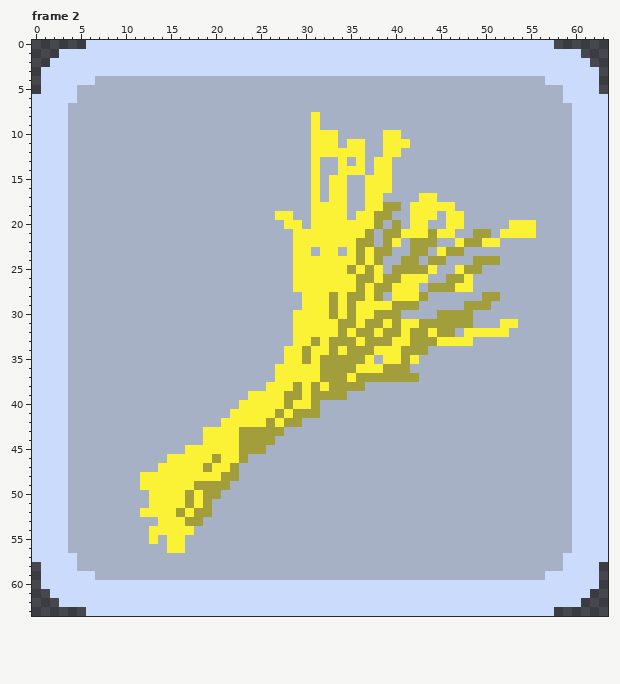
Edited in one commit: pixel-art file (sprites/icons/build/icon_food_tank.aseprite). The picture above is the old version.
64x64 pixels, 2 frames. Shown: frame 2.
New version:
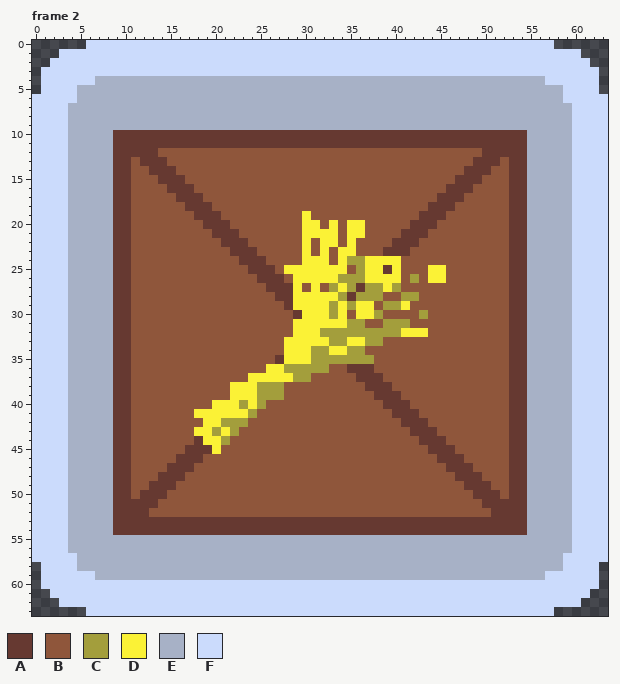
Palette (. is transparent): A #663931  B #8f563b  C #a39e3c  D #fbf236  E #a7b1c6  F #cbdbfc
Difference:
Frame 2, layers "icon", "Box":
y 8..9: x 31 D -> E
y 10: x 9..54 EEEEEEEEEEEEEEEEEEEEEEDDDEEEEEDDEEEEEEEEEEEEEE -> AAAAAAAAAAAAAAAAAAAAAAAAAAAAAAAAAAAAAAAAAAAAAA
y 11: x 9..54 EEEEEEEEEEEEEEEEEEEEEEDDDEDDEEDDDEEEEEEEEEEEEE -> AAAAAAAAAAAAAAAAAAAAAAAAAAAAAAAAAAAAAAAAAAAAAA
y 12: x 9..54 EEEEEEEEEEEEEEEEEEEEEEDDDDDDEEDDEEEEEEEEEEEEEE -> AAAAABBBBBBBBBBBBBBBBBBBBBBBBBBBBBBBBBBBBAAAAA
y 13: x 9..54 EEEEEEEEEEEEEEEEEEEEEEDEEDEDEDDEEEEEEEEEEEEEEE -> AABAAABBBBBBBBBBBBBBBBBBBBBBBBBBBBBBBBBBAAABAA
y 14: x 9..54 EEEEEEEEEEEEEEEEEEEEEEDEEDDDEDDEEEEEEEEEEEEEEE -> AABBAAABBBBBBBBBBBBBBBBBBBBBBBBBBBBBBBBAAABBAA
y 15: x 9..54 EEEEEEEEEEEEEEEEEEEEEEDEDDEEDDDEEEEEEEEEEEEEEE -> AABBBAAABBBBBBBBBBBBBBBBBBBBBBBBBBBBBBAAABBBAA
y 16: x 9..54 EEEEEEEEEEEEEEEEEEEEEEDEDDEEDDDEEEEEEEEEEEEEEE -> AABBBBAAABBBBBBBBBBBBBBBBBBBBBBBBBBBBAAABBBBAA
y 17: x 9..54 EEEEEEEEEEEEEEEEEEEEEEDEDDEEDDEEEEDDEEEEEEEEEE -> AABBBBBAAABBBBBBBBBBBBBBBBBBBBBBBBBBAAABBBBBAA
y 18: x 9..54 EEEEEEEEEEEEEEEEEEEEEEDDDDEEDDCCEDDDDDEEEEEEEE -> AABBBBBBAAABBBBBBBBBBBBBBBBBBBBBBBBAAABBBBBBAA
y 19: x 9..54 EEEEEEEEEEEEEEEEEEDDEEDDDDEDDCCEEDDDEDDEEEEEEE -> AABBBBBBBAAABBBBBBBBBDBBBBBBBBBBBBAAABBBBBBBAA
y 20: x 9..30 EEEEEEEEEEEEEEEEEEEDDE -> AABBBBBBBBAAABBBBBBBBD; x 32 D -> B; x 34 D -> B; x 37..55 DCECEDDEEDDEEEEEDDD -> BBBBBAAABBBBBBBBAAE
y 21: x 9..29 EEEEEEEEEEEEEEEEEEEED -> AABBBBBBBBBAAABBBBBBB; x 34 D -> B; x 37..55 CECCDDDCDDEECCEDDDD -> BBBBAAABBBBBBBBBAAE
y 22: x 9..29 EEEEEEEEEEEEEEEEEEEED -> AABBBBBBBBBBAAABBBBBB; x 31 D -> B; x 34 D -> B; x 36..54 CCECDECCCEEDCCDDEEE -> BBBBAAABBBBBBBBBBAA
y 23: x 9..29 EEEEEEEEEEEEEEEEEEEED -> AABBBBBBBBBBBAAABBBBB; x 31 E -> B; x 33..34 DE -> BD; x 36..54 CDCCEECCEDCCEEEEEEE -> BBBAAABBBBBBBBBBBAA
y 24: x 9..29 EEEEEEEEEEEEEEEEEEEED -> AABBBBBBBBBBBBAAABBBB; x 33 D -> B; x 35 D -> C; x 38..54 CEECCECCEEECCCEEE -> DDDBBBBBBBBBBBBAA
y 25: x 9..28 EEEEEEEEEEEEEEEEEEEE -> AABBBBBBBBBBBBBAAABD; x 35..37 CDC -> BCD; x 39..43 ECCCC -> ADBBB; x 45..54 EEDCCEEEEE -> DBBBBBBBAA
y 26: x 9..28 EEEEEEEEEEEEEEEEEEEE -> AABBBBBBBBBBBBBBAAAB; x 34..35 DD -> CC; x 37 C -> D; x 39..54 CCDDDEECCDEEEEEE -> DDBCBDDBBBBBBBAA
y 27: x 9..28 EEEEEEEEEEEEEEEEEEEE -> AABBBBBBBBBBBBBBBAAA; x 30 D -> B; x 32..33 DD -> BC; x 35..37 DCD -> CAC; x 39..54 CDDDECCCDDEEEEEE -> DCBBBBBBBBBBBBAA
y 28: x 9..29 EEEEEEEEEEEEEEEEEEEEE -> AABBBBBBBBBBBBBBBBAAD; x 33..35 CDC -> DCA; x 37 D -> C; x 39..54 EDDDCEEEEEECCEEE -> BBCCBBBBBBBBBBAA
y 29: x 9..29 EEEEEEEEEEEEEEEEEEEEE -> AABBBBBBBBBBBBBBBBBAD; x 38..39 DD -> BC; x 41..54 CCEEEEECCCEEEE -> DBBBBBBBBBBBAA
y 30: x 9..29 EEEEEEEEEEEEEEEEEEEED -> AABBBBBBBBBBBBBBBBBBA; x 35 C -> B; x 39..54 CCEEEECCCCEEEEEE -> BBBBCBBBBBBBBBAA
y 31: x 9..28 EEEEEEEEEEEEEEEEEEEE -> AABBBBBBBBBBBBBBBBBB; x 34 C -> D; x 36..39 DCCD -> CBBC; x 41..54 DDCCCCCCEEEDDE -> CBBBBBBBBBBBAA
y 32: x 9..28 EEEEEEEEEEEEEEEEEEEE -> AABBBBBBBBBBBBBBBBBB; x 32..33 DD -> CC; x 35 D -> C; x 38 D -> C; x 42..54 CCDCCEDDDDDEE -> DDBBBBBBBBBAA
y 33: x 9..28 EEEEEEEEEEEEEEEEEEEE -> AABBBBBBBBBBBBBBBBBD; x 31 C -> D; x 35 C -> D; x 39..54 CDDCCCDDDDEEEEEE -> BBBBBBBBBBBBBBAA
y 34: x 9..27 EEEEEEEEEEEEEEEEEEE -> AABBBBBBBBBBBBBBBBB; x 30..33 CDDC -> DCCD; x 37..54 CDDDCCCEEEEEEEEEEE -> BBBBBBBBBBBBBBBBAA
y 35: x 9..27 EEEEEEEEEEEEEEEEEEE -> AABBBBBBBBBBBBBBBBA; x 30..31 CD -> DC; x 37..54 DEDDCDEEEEEEEEEEEE -> CBBBBBBBBBBBBBBBAA
y 36: x 9..26 EEEEEEEEEEEEEEEEEE -> AABBBBBBBBBBBBBBBD; x 28..31 DDDD -> CCCC; x 33..54 CCCDDDCCCEEEEEEEEEEEEE -> BBAAABBBBBBBBBBBBBBBAA
y 37: x 9..26 EEEEEEEEEEEEEEEEEE -> AABBBBBBBBBBBBBDDD; x 29..54 DDDCCCDCCCCCCCEEEEEEEEEEEE -> CCBBBBBAAABBBBBBBBBBBBBBAA
y 38: x 9..54 EEEEEEEEEEEEEEEEEDDDCDCDCCCCEEEEEEEEEEEEEEEEEE -> AABBBBBBBBBBBDDDCCCBBBBBBBBBAAABBBBBBBBBBBBBAA
y 39: x 9..23 EEEEEEEEEEEEEEE -> AABBBBBBBBBBBDD; x 25..54 DDDCCDCCCCEEEEEEEEEEEEEEEEEEEE -> CCCBBBBBBBBBBAAABBBBBBBBBBBBAA
y 40: x 9..23 EEEEEEEEEEEEEED -> AABBBBBBBBBDDDC; x 25..54 DDDCDDCEEEEEEEEEEEEEEEEEEEEEEE -> CBBBBBBBBBBBBBAAABBBBBBBBBBBAA
y 41: x 9..21 EEEEEEEEEEEEE -> AABBBBBBBDDDD; x 24..54 DDDCDCCCEEEEEEEEEEEEEEEEEEEEEEE -> CBBBBBBBBBBBBBBBAAABBBBBBBBBBAA
y 42: x 9..54 EEEEEEEEEEEEDDDDDCDCCEEEEEEEEEEEEEEEEEEEEEEEEE -> AABBBBBBBBDDCCCBBBBBBBBBBBBBBBBBAAABBBBBBBBBAA
y 43: x 9..18 EEEEEEEEEE -> AABBBBBBBD; x 20 D -> C; x 22..54 DCCCCCEEEEEEEEEEEEEEEEEEEEEEEEEEE -> CBBBBBBBBBBBBBBBBBBBAAABBBBBBBBAA
y 44: x 9..18 EEEEEEEEEE -> AABBBBBBBA; x 21..54 DDCCCCEEEEEEEEEEEEEEEEEEEEEEEEEEEE -> CBBBBBBBBBBBBBBBBBBBBBAAABBBBBBBAA
y 45: x 9..19 EEEEEEEEDDD -> AABBBBBBAAA; x 21..54 DDCCCEEEEEEEEEEEEEEEEEEEEEEEEEEEEE -> BBBBBBBBBBBBBBBBBBBBBBBAAABBBBBBAA
y 46: x 9..54 EEEEEEDDDDDCDDCEEEEEEEEEEEEEEEEEEEEEEEEEEEEEEE -> AABBBBBAAABBBBBBBBBBBBBBBBBBBBBBBBBBAAABBBBBAA
y 47: x 9..54 EEEEEDDDDDCDDCEEEEEEEEEEEEEEEEEEEEEEEEEEEEEEEE -> AABBBBAAABBBBBBBBBBBBBBBBBBBBBBBBBBBBAAABBBBAA
y 48: x 9..54 EEEDDDDDDDDDCCEEEEEEEEEEEEEEEEEEEEEEEEEEEEEEEE -> AABBBAAABBBBBBBBBBBBBBBBBBBBBBBBBBBBBBAAABBBAA
y 49: x 9..54 EEEDDDDDDCCCCEEEEEEEEEEEEEEEEEEEEEEEEEEEEEEEEE -> AABBAAABBBBBBBBBBBBBBBBBBBBBBBBBBBBBBBBAAABBAA
y 50: x 9..54 EEEEDDDDCDCCEEEEEEEEEEEEEEEEEEEEEEEEEEEEEEEEEE -> AABAAABBBBBBBBBBBBBBBBBBBBBBBBBBBBBBBBBBAAABAA
y 51: x 9..54 EEEEDDDDCDCEEEEEEEEEEEEEEEEEEEEEEEEEEEEEEEEEEE -> AAAAABBBBBBBBBBBBBBBBBBBBBBBBBBBBBBBBBBBBAAAAA
y 52: x 9..54 EEEDDDDCDCCEEEEEEEEEEEEEEEEEEEEEEEEEEEEEEEEEEE -> AAAABBBBBBBBBBBBBBBBBBBBBBBBBBBBBBBBBBBBBBAAAA
y 53: x 9..54 EEEEEDDDCCEEEEEEEEEEEEEEEEEEEEEEEEEEEEEEEEEEEE -> AAAAAAAAAAAAAAAAAAAAAAAAAAAAAAAAAAAAAAAAAAAAAA
y 54: x 9..54 EEEEDDDDDEEEEEEEEEEEEEEEEEEEEEEEEEEEEEEEEEEEEE -> AAAAAAAAAAAAAAAAAAAAAAAAAAAAAAAAAAAAAAAAAAAAAA
y 55: x 13 D -> E; x 15..16 DD -> EE
y 56: x 15..16 DD -> EE
Where, in picture pixels (left, top, right, bottom), the same in both pictures:
changed: (113, 112, 536, 553)
